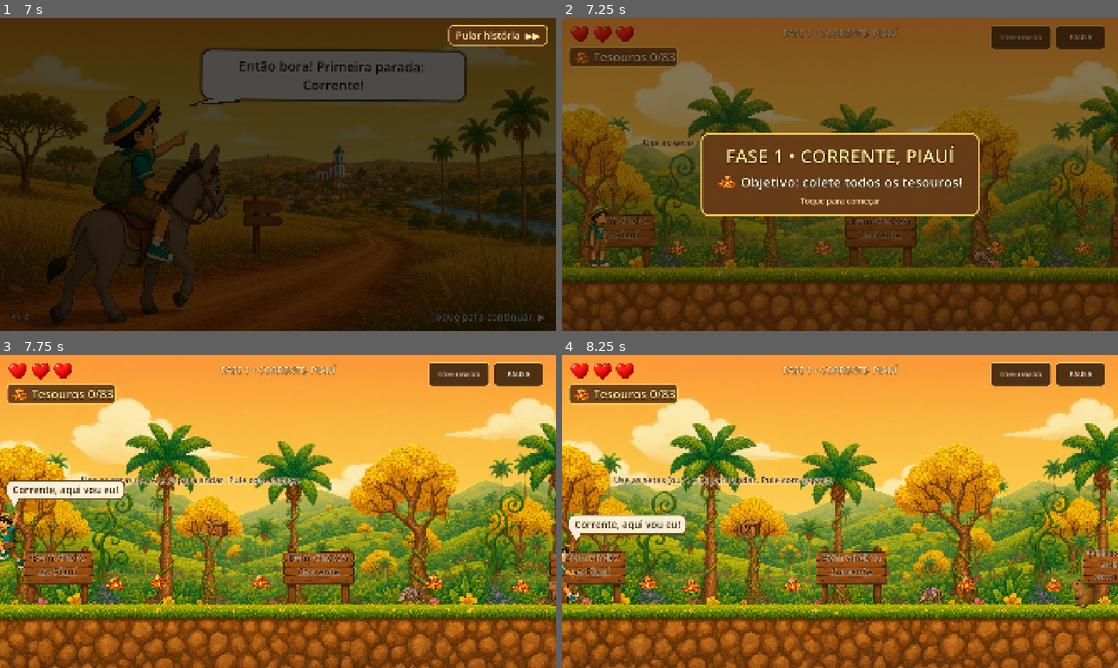
Above: before the commit, frames 1-4 (two rows, left to right).
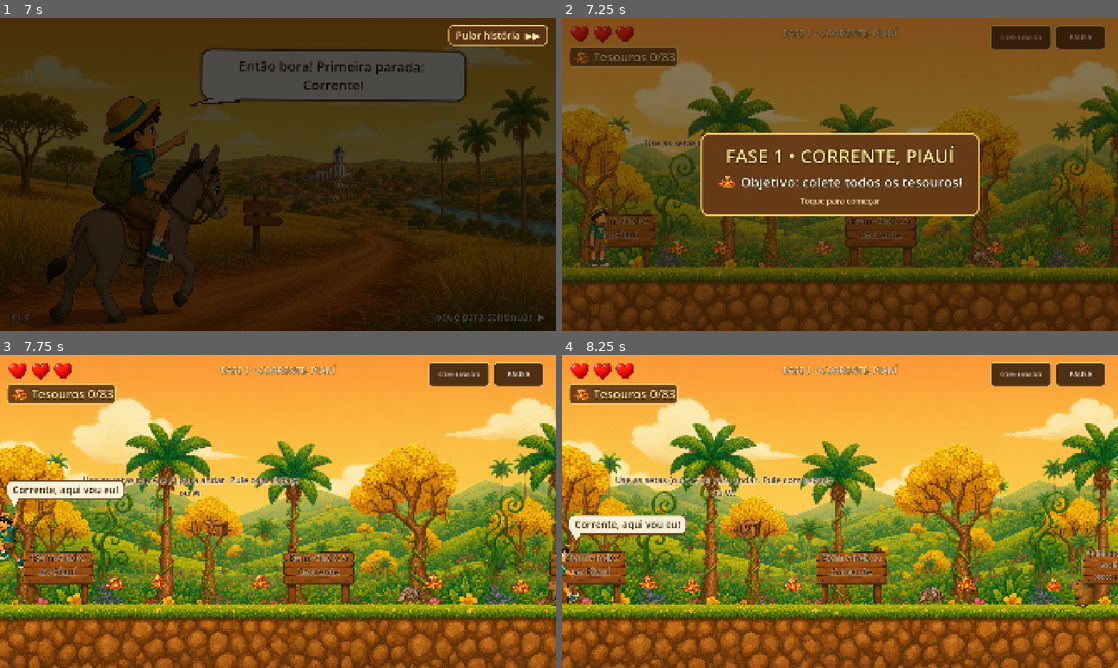
Above: after the commit, the same moments.

Repository: cristianodias920/tesouros-do-nordeste
Game: Godot game, scene res://scenes/Splash.tscn
The game is run twice, just before and just after one commit, with the same random seed, the same clock (stepped at 60 frames per second) and the same inputs. Sound files missing from this copy of the repository are replaced by a short silence.
Inputs (mouse positions are in pixels of both pictures, inside the frame that each line leads up to):
- Up to frame 1 (7 s): click "COMEÇAR" at 0.5 s; tap Enter (ui_accept) at 1.25 s; move the mouse to (400, 158) at 1.27 s; hold Right (move_right) 1.28-2.78 s; tap X (action) every 0.75 s from 1.35 to 6.6 s; click (400, 158) at 1.42 s; tap Space (jump) at 1.52, 2.27, 3.77, 4.52, 5.27, 6.77 s; move the mouse to (166, 190) at 2.02 s; click (166, 190) at 2.17 s; move the mouse to (333, 105) at 2.77 s; hold Left (move_left) 2.78-3.53 s; click (333, 105) at 2.92 s; move the mouse to (250, 237) at 3.52 s; hold Right (move_right) 3.53-5.03 s; click (250, 237) at 3.67 s; move the mouse to (444, 221) at 4.27 s; click (444, 221) at 4.42 s; move the mouse to (111, 127) at 5.02 s; hold Left (move_left) 5.03-5.78 s; click (111, 127) at 5.17 s; move the mouse to (305, 174) at 5.77 s; hold Right (move_right) 5.78-6.53 s; click (305, 174) at 5.92 s; move the mouse to (194, 96) at 6.52 s; hold Left (move_left) from 6.53 s (still down); click (194, 96) at 6.67 s
- Up to frame 2 (7.25 s): keep holding Left (move_left)
- Up to frame 3 (7.75 s): keep holding Left (move_left); move the mouse to (400, 495) at 7.27 s; tap X (action) at 7.35 s; click (400, 495) at 7.42 s; tap Space (jump) at 7.52 s
- Up to frame 4 (8.25 s): move the mouse to (728, 527) at 8.02 s; release Left (move_left) at 8.03 s; hold Right (move_right) from 8.03 s (still down); tap X (action) at 8.1 s; click (728, 527) at 8.17 s

Frame 1 is identical in both runs. In frame 2, 0.1% of the frame differs, in the area x 14-25%, y 38-41%; in frame 3, 0.7%; in frame 4, 0.8%, in the area x 9-49%, y 38-46%.

Commit message:
música: troca chão/nuvens com cruzamento suave de ~3 s (potência igual), cada faixa continua de onde parou, folga de altura para não ficar trocando na fronteira; placa do tutorial no PC: 'Pule com Espaço ou W'

Diff:
--- a/scripts/AudioManager.gd
+++ b/scripts/AudioManager.gd
@@ -44,14 +44,18 @@
 func _ready() -> void:
 	process_mode = Node.PROCESS_MODE_ALWAYS
 	_criar_buses()
-	music_player = AudioStreamPlayer.new()
-	music_player.bus = BUS_MUSICA
-	music_player.volume_db = -10.0
-	add_child(music_player)
-	music_fade = AudioStreamPlayer.new()
-	music_fade.bus = BUS_MUSICA
-	add_child(music_fade)
-	music_player.stream = _carregar_musica("forro")
+	for id in MUSICAS:
+		var mp := AudioStreamPlayer.new()
+		mp.name = "Musica_" + id
+		mp.bus = BUS_MUSICA
+		mp.volume_db = -80.0
+		mp.stream = _carregar_musica(id)
+		add_child(mp)
+		faixas[id] = mp
+		ganho[id] = 1.0 if id == faixa_atual else 0.0
+		pos_faixa[id] = 0.0
+	music_player = faixas[faixa_atual]
+	music_fade = null
 
 	for sfx_name in sound_paths:
 		var p = AudioStreamPlayer.new()
@@ -127,41 +131,97 @@
 	if music_started:
 		return
 	music_started = true
-	if music_player and music_player.stream:
-		music_player.play()
-
-# Troca de faixa com cruzamento suave (~1,2 s)
-func tocar_musica(id: String) -> void:
+	_aplicar_volumes_musica()
+	var mp: AudioStreamPlayer = faixas.get(faixa_atual)
+	if mp and mp.stream:
+		mp.play(_pos_valida(faixa_atual))
+
+# ---- Música: uma faixa por player, troca com cruzamento de potência igual ----
+# Cada faixa continua de onde parou (a posição fica guardada enquanto ela está calada).
+# Se a troca for desfeita no meio, o cruzamento só volta, sem pular.
+const MUSIC_DB: float = -10.0
+const CROSSFADE_S: float = 3.0
+var faixas: Dictionary = {}       # id -> AudioStreamPlayer
+var ganho: Dictionary = {}        # id -> 0..1 (posição no cruzamento, linear)
+var pos_faixa: Dictionary = {}    # id -> segundos (onde a faixa parou / está)
+var duck_db: float = 0.0          # o VoiceLines abaixa a música enquanto o Zeca fala
+var fade_in_db: float = 0.0       # (compatibilidade) não é mais usado
+var trocas: int = 0               # quantas trocas de faixa já começaram (para testes)
+var cruzando: bool = false
+
+func get_music_extra_db() -> float:
+	return 0.0
+
+func tocar_musica(id: String, imediato: bool = false) -> void:
+	if not faixas.has(id):
+		return
+	if imediato:
+		for k in faixas:
+			ganho[k] = 1.0 if k == id else 0.0
+			if k != id:
+				_calar(k)
+		if id != faixa_atual:
+			trocas += 1
+		faixa_atual = id
+		music_player = faixas[id]
+		if music_started and not music_player.playing and music_player.stream:
+			music_player.play(_pos_valida(id))
+		_aplicar_volumes_musica()
+		return
 	if id == faixa_atual:
 		return
-	var st := _carregar_musica(id)
-	if st == null:
-		return
 	faixa_atual = id
-	var vol: float = music_player.volume_db
-	var pos_antiga: float = music_player.get_playback_position() if music_player.playing else 0.0
-	music_fade.stream = music_player.stream
-	music_fade.volume_db = vol
-	if music_started:
-		music_fade.play(pos_antiga)
-	music_player.stream = st
-	if music_started:
-		music_player.play()
-	var t := create_tween()
-	t.tween_property(music_fade, "volume_db", -60.0, 1.2)
-	t.tween_callback(music_fade.stop)
-	fade_in_db = -30.0
-
-var fade_in_db: float = 0.0   # entra somando ao volume da faixa nova
-func get_music_extra_db() -> float:
-	return fade_in_db
+	music_player = faixas[id]
+	trocas += 1
+	cruzando = true
+	if music_started and not music_player.playing and music_player.stream:
+		music_player.play(_pos_valida(id))
+
+func _pos_valida(id: String) -> float:
+	var mp: AudioStreamPlayer = faixas[id]
+	var p: float = float(pos_faixa.get(id, 0.0))
+	if mp.stream:
+		var dur: float = mp.stream.get_length()
+		if dur > 0.5:
+			p = fmod(p, dur)
+	return p
+
+func _calar(id: String) -> void:
+	var mp: AudioStreamPlayer = faixas[id]
+	if mp.playing:
+		mp.stop()
+	mp.volume_db = -80.0
+
+func _aplicar_volumes_musica() -> void:
+	for k in faixas:
+		var g: float = clamp(float(ganho[k]), 0.0, 1.0)
+		# potência igual: sin/cos do cruzamento (soma das potências sempre = 1)
+		var lin: float = sin(g * PI * 0.5)
+		var mp: AudioStreamPlayer = faixas[k]
+		mp.volume_db = -80.0 if lin < 0.001 else MUSIC_DB + duck_db + linear_to_db(lin)
+
+func _processar_musica(delta: float) -> void:
+	var passo: float = delta / CROSSFADE_S
+	cruzando = false
+	for k in faixas:
+		var alvo: float = 1.0 if k == faixa_atual else 0.0
+		ganho[k] = move_toward(float(ganho[k]), alvo, passo)
+		if not is_equal_approx(float(ganho[k]), alvo):
+			cruzando = true
+		var mp: AudioStreamPlayer = faixas[k]
+		if mp.playing:
+			pos_faixa[k] = float(pos_faixa[k]) + delta
+		if float(ganho[k]) <= 0.0 and mp.playing:
+			_calar(k)   # guarda a posição (pos_faixa) para continuar depois
+		elif float(ganho[k]) > 0.0 and music_started and not mp.playing and mp.stream:
+			mp.play(_pos_valida(k))
+	_aplicar_volumes_musica()
 
 func set_ambiente(id: String, v: float) -> void:
 	amb_alvo[id] = clamp(v, 0.0, 1.0)
 
 func _process(delta: float) -> void:
-	if fade_in_db < 0.0:
-		fade_in_db = min(0.0, fade_in_db + delta * 25.0)
+	_processar_musica(delta)
 	for id in amb_players:
 		var a: AudioStreamPlayer = amb_players[id]
 		if a.stream == null:
--- a/scripts/Fase1.gd
+++ b/scripts/Fase1.gd
@@ -12,7 +12,7 @@
 var rios: Array = []   # [x0, x1] dos trechos de água (para o som do rio)
 
 const TXT_TUTORIAL_TOQUE := "Toque nas setas para andar e no botão da direita para pular."
-const TXT_TUTORIAL_TECLADO := "Use as setas (ou A e D) para andar. Pule com Espaço."
+const TXT_TUTORIAL_TECLADO := "Use as setas (ou A e D) para andar. Pule com Espaço ou W."
 
 func _ready() -> void:
 	GameManager.mundo_mudou.connect(_on_mundo_mudou)
@@ -31,7 +31,7 @@
 			if sp is Sprite2D and sp.texture:
 				var w: float = sp.texture.get_width() * sp.global_scale.x
 				rios.append([sp.global_position.x, sp.global_position.x + w])
-	AudioManager.tocar_musica("forro")
+	AudioManager.tocar_musica("forro", true)
 
 func _ajustar_tutorial() -> void:
 	var dica: Label = get_node_or_null("Placas/DicaTutorial")
@@ -87,15 +87,31 @@
 		cavalgada.position.y = -abs(sin(t * 5.0)) * 4.0 + cavalgada.get_meta("base_y", 0.0)
 	_som_do_lugar()
 
+const NUVEM_X0 := 9900.0
+const NUVEM_X1 := 16900.0
+const NUVEM_ENTRA := -150.0  # sobe acima disto (topo da torre) -> música das nuvens
+const NUVEM_SAI := 330.0     # desce abaixo disto -> volta o forró
+var musica_nuvens: bool = false
+
 func _som_do_lugar() -> void:
 	var p = get_tree().get_first_node_in_group("player")
 	if p == null:
 		return
 	var pos: Vector2 = p.global_position
 	# música: faixa das nuvens lá em cima; forró no resto (e na vitória)
-	var nas_nuvens: bool = (not p.no_fundo) and pos.x > 9900 and pos.x < 16900 and pos.y < 150
+	# Com folga (histerese): entra nas nuvens só acima de y=NUVEM_ENTRA e sai só abaixo de
+	# y=NUVEM_SAI (ou fora da faixa x), assim a música não fica trocando na fronteira.
+	var dentro_x: bool = pos.x > NUVEM_X0 and pos.x < NUVEM_X1
+	var dentro_x_folga: bool = pos.x > NUVEM_X0 - 250.0 and pos.x < NUVEM_X1 + 250.0
+	if musica_nuvens:
+		if p.no_fundo or not dentro_x_folga or pos.y > NUVEM_SAI:
+			musica_nuvens = false
+	else:
+		if (not p.no_fundo) and dentro_x and pos.y < NUVEM_ENTRA:
+			musica_nuvens = true
 	if GameManager.is_level_ended:
-		nas_nuvens = false
+		musica_nuvens = false
+	var nas_nuvens: bool = musica_nuvens
 	AudioManager.tocar_musica("nuvens" if nas_nuvens else "forro")
 	# ambiente: passarinhos no chão (mais na Serra), rio perto da água
 	var passaros: float = 0.0 if nas_nuvens else (0.9 if p.no_fundo else 0.6)
--- a/scripts/HUD.gd
+++ b/scripts/HUD.gd
@@ -324,13 +324,13 @@
 	get_tree().paused = false
 	AudioManager.set_ambiente("passaros", 0.0)
 	AudioManager.set_ambiente("rio", 0.0)
-	AudioManager.tocar_musica("forro")
+	AudioManager.tocar_musica("forro", true)
 	GameManager.reset_game()
 	get_tree().change_scene_to_file("res://scenes/MainMenu.tscn")
 
 func _on_restart_button_pressed() -> void:
 	get_tree().paused = false
-	AudioManager.tocar_musica("forro")
+	AudioManager.tocar_musica("forro", true)
 	GameManager.reset_game()
 	get_tree().reload_current_scene()
 
--- a/scripts/VoiceLines.gd
+++ b/scripts/VoiceLines.gd
@@ -145,10 +145,8 @@
 func _process(delta: float) -> void:
 	clock += delta
 	# abaixa a música enquanto o Zeca fala
-	var mp: AudioStreamPlayer = AudioManager.music_player
-	if mp:
-		var alvo: float = (MUSIC_DUCK_DB if player_audio.playing else MUSIC_DB) + AudioManager.fade_in_db
-		mp.volume_db = move_toward(mp.volume_db, alvo, delta * (40.0 if alvo < mp.volume_db else 15.0))
+	var alvo: float = (MUSIC_DUCK_DB - MUSIC_DB) if player_audio.playing else 0.0
+	AudioManager.duck_db = move_toward(AudioManager.duck_db, alvo, delta * (40.0 if alvo < AudioManager.duck_db else 15.0))
 	if current_id == "":
 		return
 	show_time -= delta
